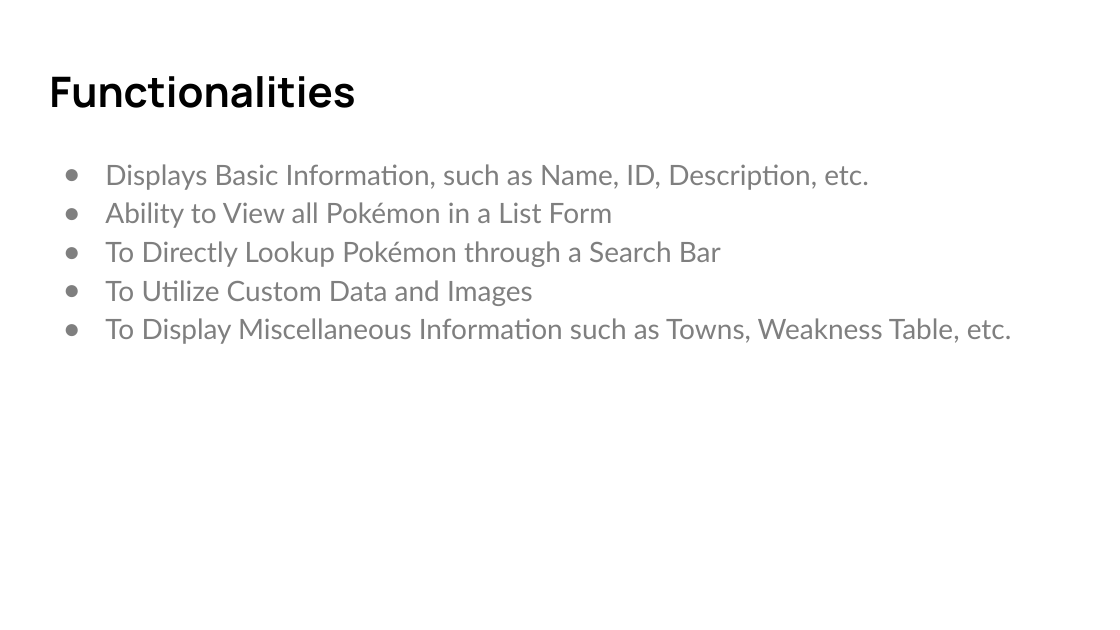
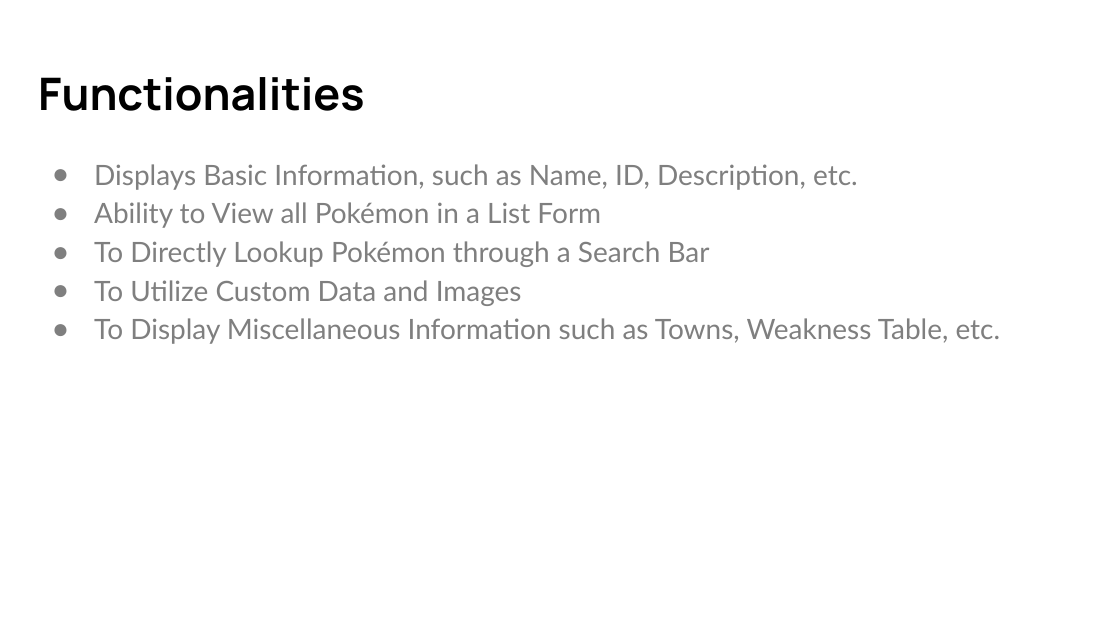
Before and after one commit to WillieLui429/CSC330-Project, a slide deck: slide 3 of PokedexPresentation.pptx. Drawn at 1120x630 pixels with LibreOffice and Linux fonts; fonts in the diff are those of the drawing. Boxes give left, top, right and bottom in pixels: in the first picture for what was removed or moved away, otherwise in the second. Text is boxed around its words. In the diff, an @@ line names an element or a change of style, - is before the commit and + after.

```diff
--- a/PokedexPresentation.pptx
+++ b/PokedexPresentation.pptx
@@ title "Functionalities" at bbox=[38, 77, 365, 111]: size 27 to 28.8 pt @@
@@ text "Displays Basic Information, such as ...": place and size @@
-text "Displays Basic Information, such as ..." at bbox=[105, 164, 1012, 344]
+text "Displays Basic Information, such as ..." at bbox=[94, 164, 1001, 344]
```
Also in this commit, not shown: 5 other slides changed, 52 other files.
